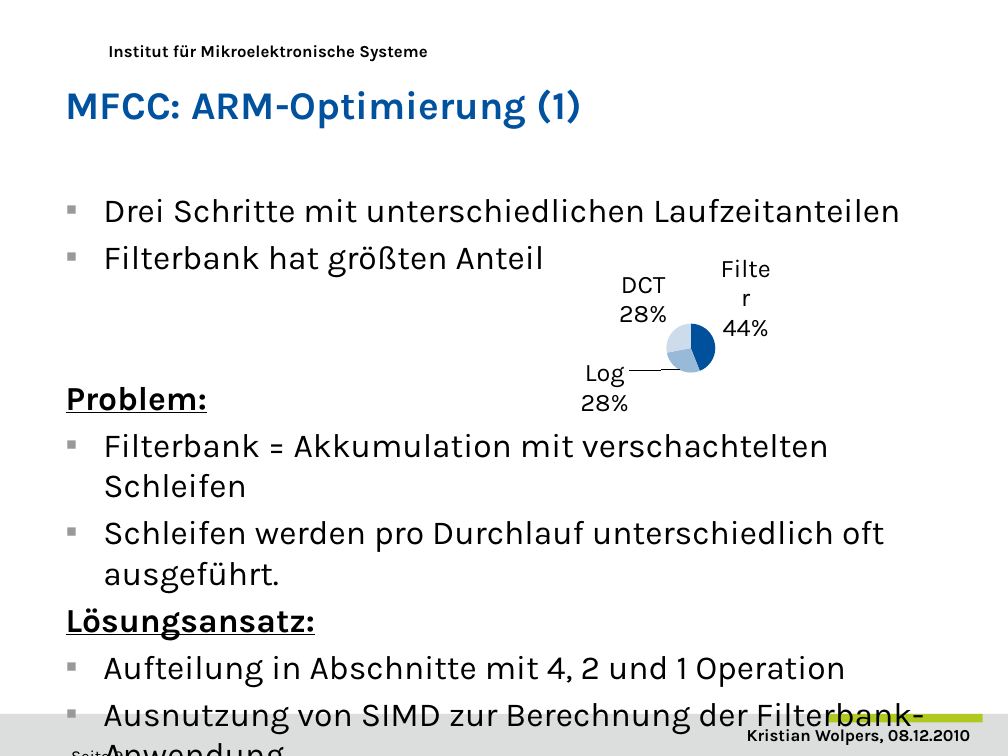
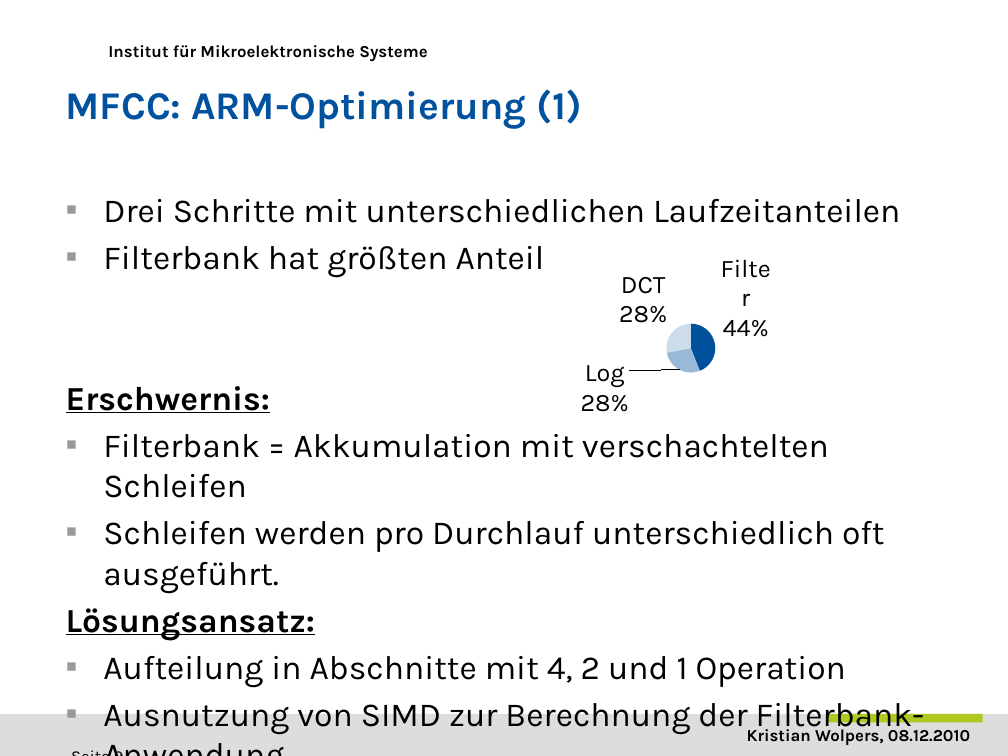
Before and after one commit to DuncanSin/Masterarbeit, a slide deck: slide 9 of Speech/Praesentation1.pptx. Drawn at 1008x756 pixels with LibreOffice and Linux fonts; fonts in the diff are those of the drawing; background and template pictures are left out. Boxes give left, top, right and bottom in pixels: in the first picture for what was removed or moved away, otherwise in the second. Text is boxed around its words. In the diff, an @@ line names an element or a change of style, - is before the commit and + after.

```diff
--- a/Speech/Praesentation1.pptx
+++ b/Speech/Praesentation1.pptx
@@ text at (x1=66, y1=386, x2=270, y2=413): text changed @@
-Problem:
+Erschwernis:
```
Also in this commit, not shown: 7 other slides changed.
